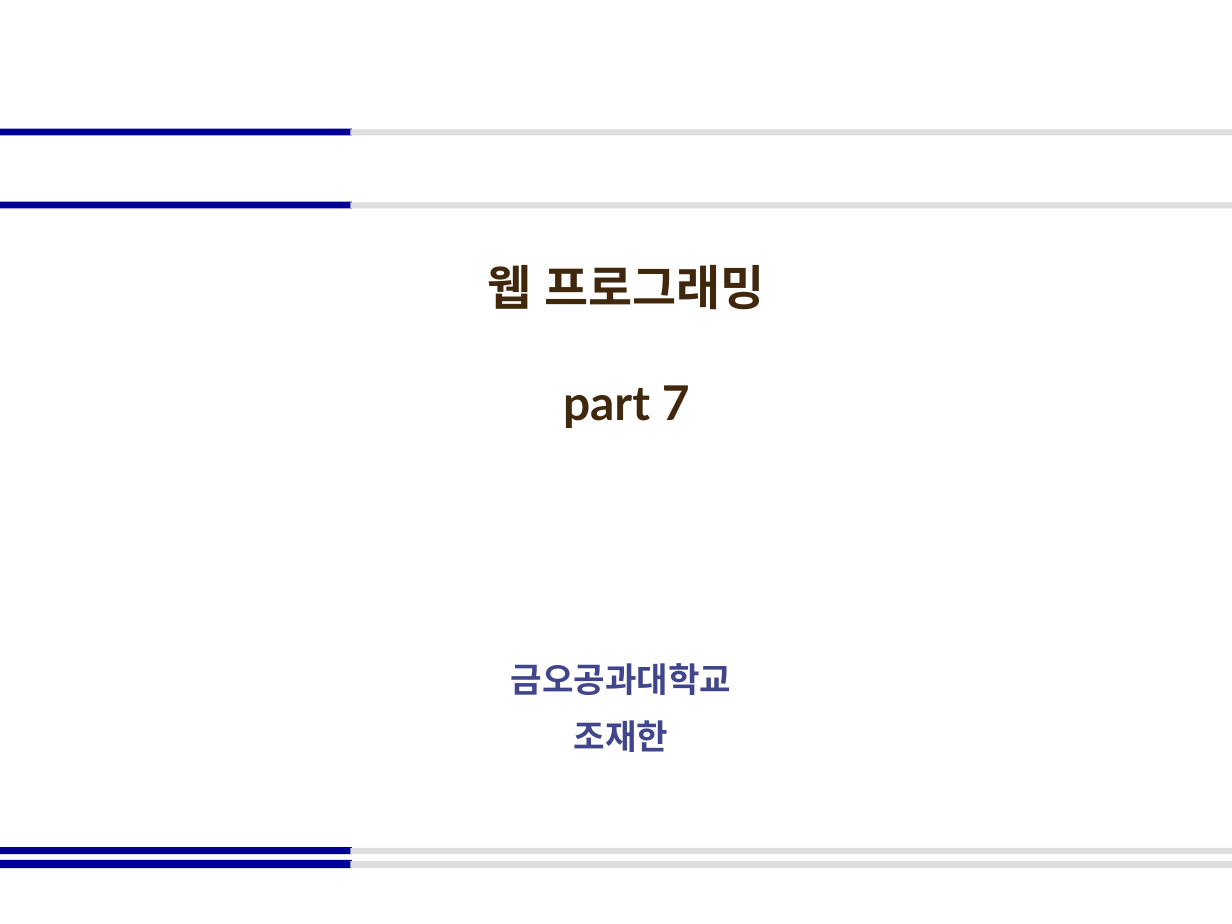
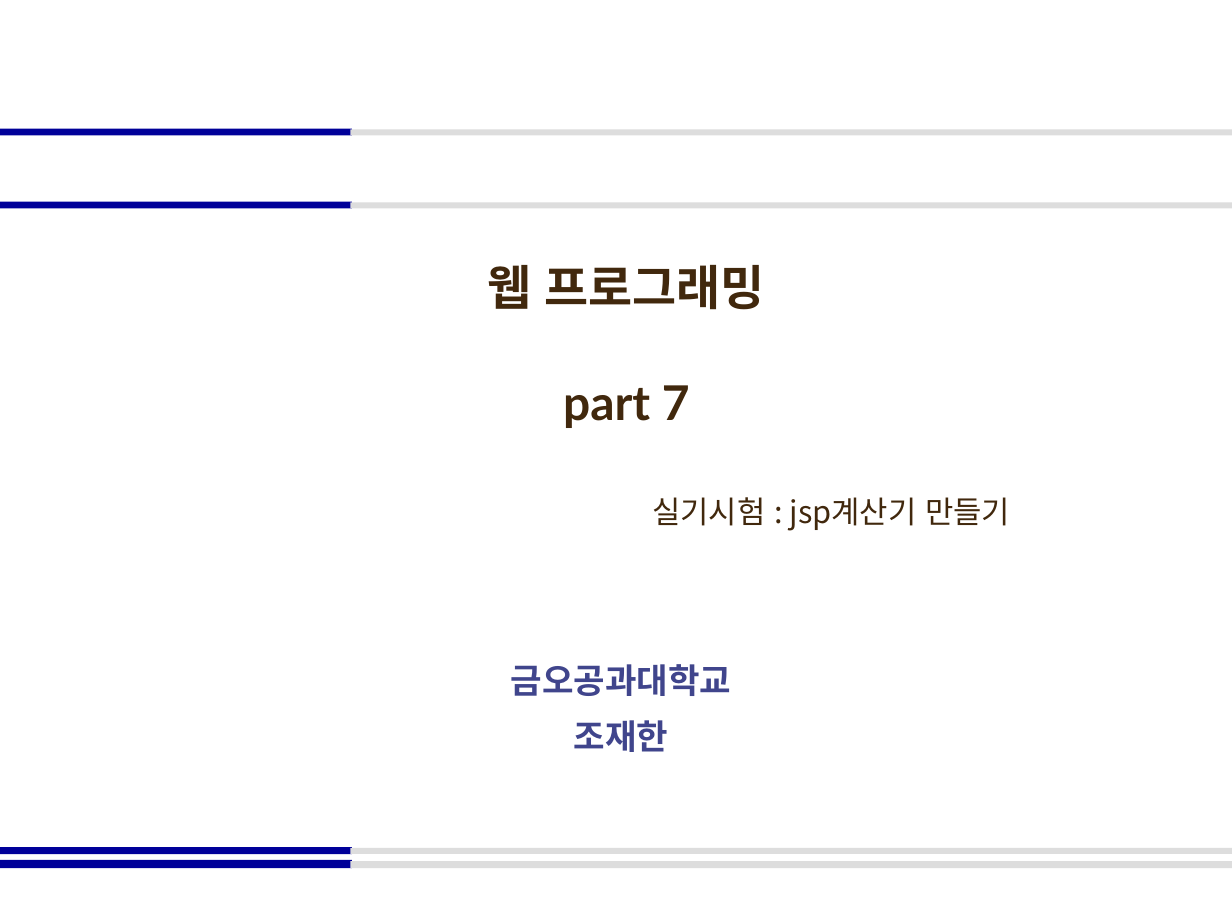
Before and after one commit to ilikecyberpunk/2-, a slide deck: slide 1 of 1학기/웹 프로그래밍/2026_웹 프로그래밍_part7_jsp.pptx. Drawn at 1232x924 pixels with LibreOffice and Linux fonts; fonts in the diff are those of the drawing. Boxes give left, top, right and bottom in pixels: in the first picture for what was removed or moved away, otherwise in the second. Text is boxed around its words. In the diff, an @@ line names an element or a change of style, - is before the commit and + after.

```diff
--- a/1학기/웹 프로그래밍/2026_웹 프로그래밍_part7_jsp.pptx
+++ b/1학기/웹 프로그래밍/2026_웹 프로그래밍_part7_jsp.pptx
@@ text added at (x1=652, y1=497, x2=1010, y2=531), 18 pt, text #41280D @@
+실기시험 : jsp계산기 만들기
```
Also in this commit, not shown: 4 other files.
